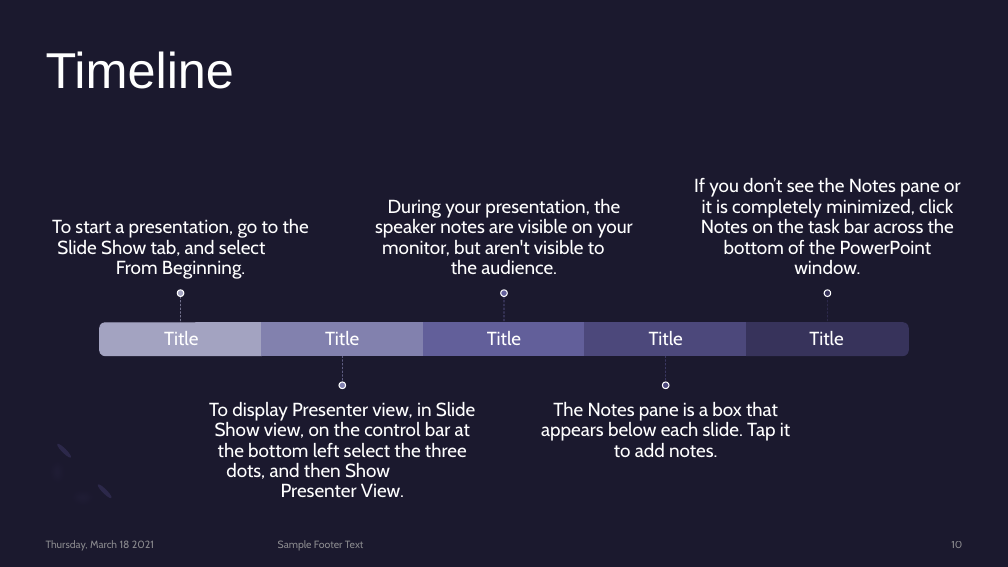
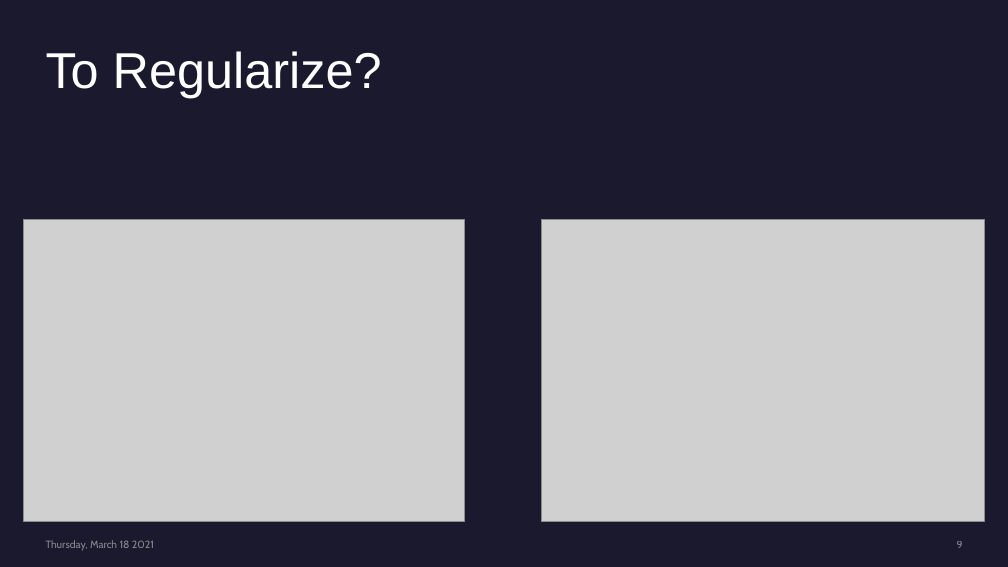
Before and after one commit to mbermont/Spotify_Project, a slide deck: slide 9 of docs/Utilizing Neural Networks To Categorize Songs.pptm (slide 10 before the commit). Drawn at 1008x567 pixels with LibreOffice and Linux fonts; fonts in the diff are those of the drawing; grey boxes stand for pictures. Boxes give left, top, right and bottom in pixels: in the first picture for what was removed or moved away, otherwise in the second. Text is boxed around its words. In the diff, an @@ line names an element or a change of style, - is before the commit and + after.

```diff
--- a/docs/Utilizing Neural Networks To Categorize Songs.pptm
+++ b/docs/Utilizing Neural Networks To Categorize Songs.pptm
@@ title at (x1=46, y1=51, x2=382, y2=98): text changed @@
-Timeline
+To Regularize?
@@ picture added at (x1=23, y1=220, x2=464, y2=522) @@
@@ picture added at (x1=542, y1=220, x2=985, y2=522) @@
@@ group removed at (x1=52, y1=178, x2=960, y2=498): 10 texts, 5 lines, 5 ellipses, 3 rectangles, 2 round same rects @@
-Title
-To start a presentation, go to the Slide Show tab, and select From Beginning.
-Title
-To display Presenter view, in Slide Show view, on the control bar at the bottom left select the three dots, and then Show Presenter View.
-Title
-During your presentation, the speaker notes are visible on your monitor, but aren't visible to the audience.
-Title
-The Notes pane is a box that appears below each slide. Tap it to add notes.
-Title
-If you don’t see the Notes pane or it is completely minimized, click Notes on the task bar across the bottom of the PowerPoint window.
@@ ellipse removed at (x1=56, y1=442, x2=73, y2=459) @@
@@ ellipse removed at (x1=96, y1=483, x2=113, y2=500) @@
@@ text removed at (x1=278, y1=540, x2=364, y2=550) @@
-Sample Footer Text
@@ page number at (x1=957, y1=541, x2=963, y2=548): text changed @@
-10
+9
```
Also in this commit, not shown: 6 other slides changed, 3 slides removed, 10 other files.
